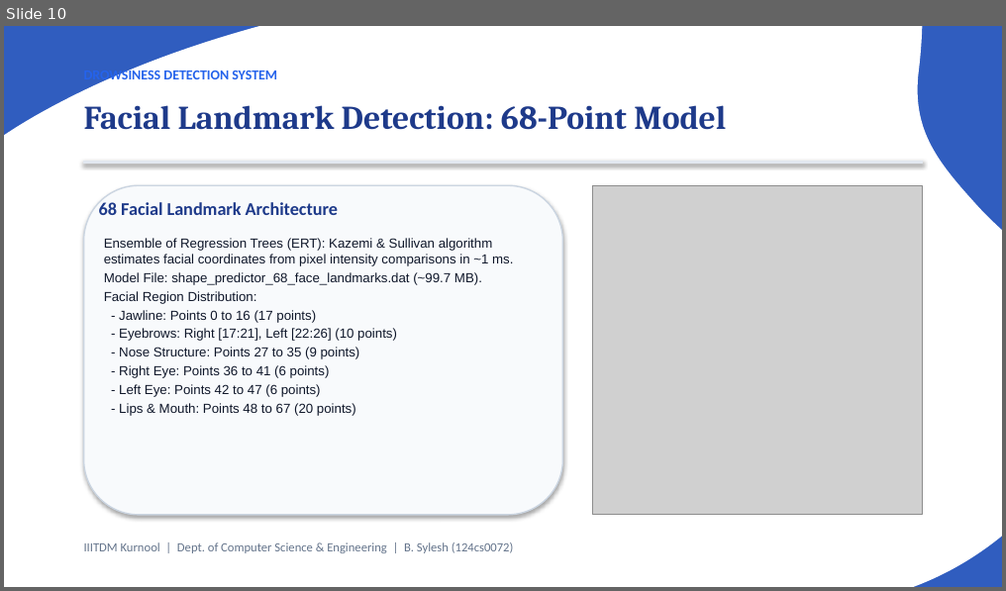
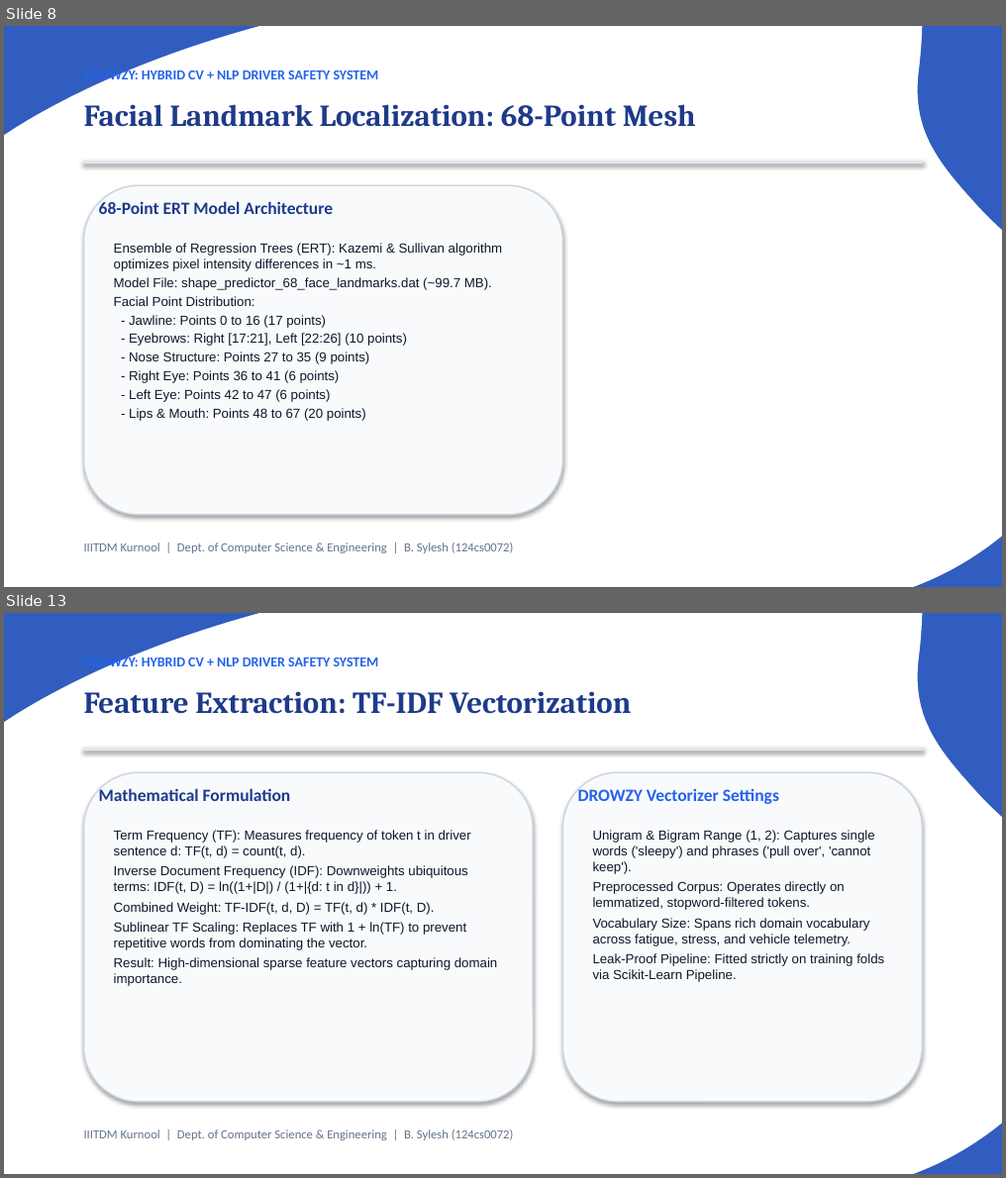
Before and after one commit to iotaaw/Drozy, a slide deck: Drowsiness_Detection_Presentation.pptx. Shown one above the other, each under a label of ours: slide 10 before the commit, slides 8 and 13 after it; the slides between them are not shown. The pictures are 1006x591 and 1006x1178 pixels, drawn with LibreOffice and Linux fonts; fonts in the diff are those of the drawing; grey boxes stand for pictures. Boxes give left, top, right and bottom in pixels: in the first picture for what was removed or moved away, otherwise in the second. Text is boxed around its words. In the diff, an @@ line names an element or a change of style, - is before the commit and + after.

Commit message:
Add Drowzy NLP driver safety project

```diff
--- a/Drowsiness_Detection_Presentation.pptx
+++ b/Drowsiness_Detection_Presentation.pptx
@@ slide 13 added at <box>4,613,1002,1174</box>, background #305DBF; not listed: 1 template element that a slide beside it also shows @@
@@ text added at <box>84,655,379,670</box>, 10 pt, text #2563EB, bold @@
+DROWZY: HYBRID CV + NLP DRIVER SAFETY SYSTEM
@@ text added at <box>84,691,631,714</box>, 22 pt, text #1E3A8A, bold @@
+Feature Extraction: TF-IDF Vectorization
@@ rectangle added at <box>84,748,922,751</box>, fill #E2E8F0, outline #E2E8F0 0.75 pt @@
@@ rounded rectangle added at <box>84,772,533,1102</box>, fill #F8FAFC, outline #CBD5E1 1 pt @@
@@ text added at <box>99,787,291,801</box>, 12.5 pt, text #1E3A8A, bold @@
+Mathematical Formulation
@@ rounded rectangle added at <box>562,772,922,1102</box>, fill #F8FAFC, outline #CBD5E1 1 pt @@
@@ text added at <box>578,787,779,804</box>, 12.5 pt, text #2563EB, bold @@
+DROWZY Vectorizer Settings
@@ text added at <box>114,830,498,986</box>, 9.5 pt, text #0F172A @@
+Term Frequency (TF): Measures frequency of token t in driver sentence d: TF(t, d) = count(t, d).
+Inverse Document Frequency (IDF): Downweights ubiquitous terms: IDF(t, D) = ln((1+|D|) / (1+|{d: t in d}|)) + 1.
+Combined Weight: TF-IDF(t, d, D) = TF(t, d) * IDF(t, D).
+Sublinear TF Scaling: Replaces TF with 1 + ln(TF) to prevent repetitive words from dominating the vector.
+Result: High-dimensional sparse feature vectors capturing domain importance.
@@ text added at <box>593,830,884,982</box>, 9.5 pt, text #0F172A @@
+Unigram & Bigram Range (1, 2): Captures single words ('sleepy') and phrases ('pull over', 'cannot keep').
+Preprocessed Corpus: Operates directly on lemmatized, stopword-filtered tokens.
+Vocabulary Size: Spans rich domain vocabulary across fatigue, stress, and vehicle telemetry.
+Leak-Proof Pipeline: Fitted strictly on training folds via Scikit-Learn Pipeline.
@@ text added at <box>84,1130,514,1141</box>, 9 pt, text #64748B @@
+IIITDM Kurnool | Dept. of Computer Science & Engineering | B. Sylesh (124cs0072)
@@ what was slide 10 is now slide 8 @@
@@ slide 8 changed as well @@
@@ text at <box>84,68,379,83</box>: text changed @@
-DROWSINESS DETECTION SYSTEM
+DROWZY: HYBRID CV + NLP DRIVER SAFETY SYSTEM
@@ text at <box>84,104,696,127</box>: text changed; size 24 to 22 pt @@
-Facial Landmark Detection: 68-Point Model
+Facial Landmark Localization: 68-Point Mesh
@@ text at <box>99,200,333,214</box>: text changed; size 13 to 12.5 pt @@
-68 Facial Landmark Architecture
+68-Point ERT Model Architecture
@@ picture removed at <box>593,185,922,515</box> @@
@@ text at <box>114,243,503,272</box>: text changed @@
-Ensemble of Regression Trees (ERT): Kazemi & Sullivan algorithm estimates facial coordinates from pixel intensity comparisons in ~1 ms.
+Ensemble of Regression Trees (ERT): Kazemi & Sullivan algorithm optimizes pixel intensity differences in ~1 ms.
@@ text at <box>114,296,255,306</box>: text changed @@
-Facial Region Distribution:
+Facial Point Distribution:
```
Also in this commit, not shown: 9 other slides changed, 12 other slides added, 8 slides removed, 23 other files.
